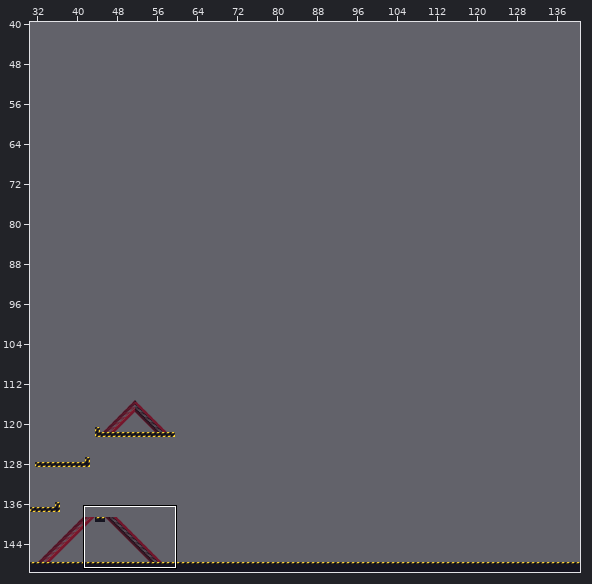
Tiled map: assets/levels/testlevel.tmx. Above: a wide view before the commit, with the close-up outlined.
Close-up. First the earlier version:
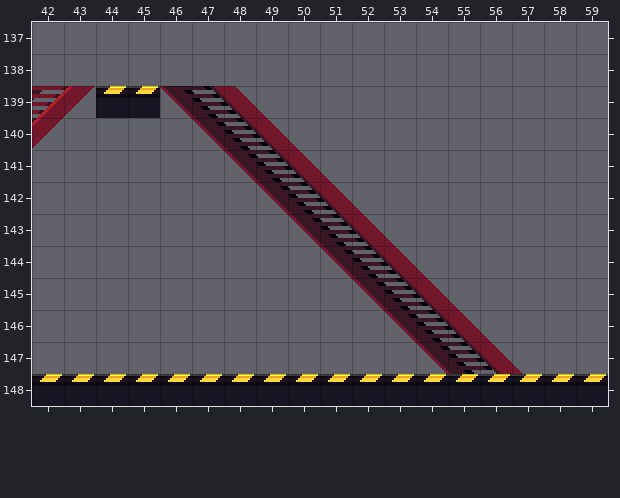
Cells are 16x16 px. Shown: x 42..59, y 137..148. The commit also changed other parts of the map, which this record leaves out.
Now the later version:
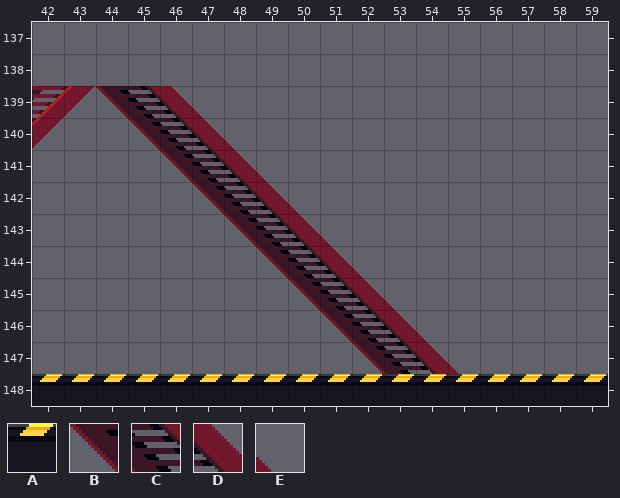
Key: from "Construction": A 31; from "Stairways": B 39, C 40, D 41, E 42.
_ is an empty cell, . an unchanged one.
Tiles of an added or newly shown layer are drawn over the layers below it.
Change:
--- layer "BaseLayerLow"
@@ x 44..57 @@
-139 AABCDE........
-140 ...BCDE.......
-141 ....BCDE......
-142 .....BCDE.....
-143 ......BCDE....
-144 .......BCDE...
-145 ........BCDE..
-146 .........BCDE.
-147 ..........BCDE
+139 ______........
+140 ...____.......
+141 ....____......
+142 .....____.....
+143 ......____....
+144 .......____...
+145 ........____..
+146 .........____.
+147 ..........____
--- layer "BaseLayerHigh" (added)
@@ x 44..55 @@
-139 ____........
-140 .____.......
-141 ..____......
-142 ...____.....
-143 ....____....
-144 .....____...
-145 ......____..
-146 .......____.
-147 ........____
+139 BCDE........
+140 .BCDE.......
+141 ..BCDE......
+142 ...BCDE.....
+143 ....BCDE....
+144 .....BCDE...
+145 ......BCDE..
+146 .......BCDE.
+147 ........BCDE
Pixel boxes of the changes (left, top, right, bottom) in both close-ups:
changed: (96, 86, 522, 374)
